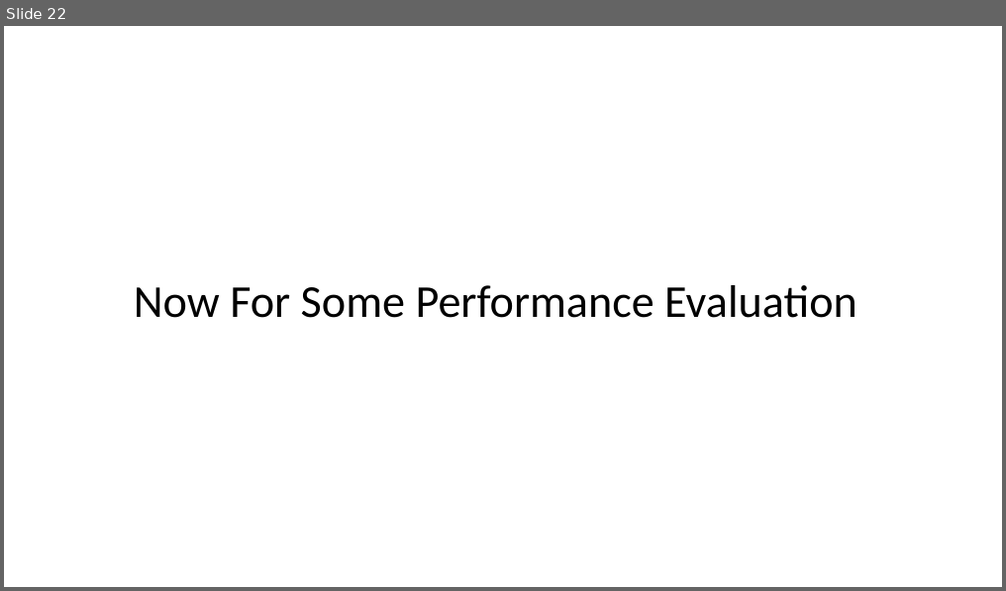
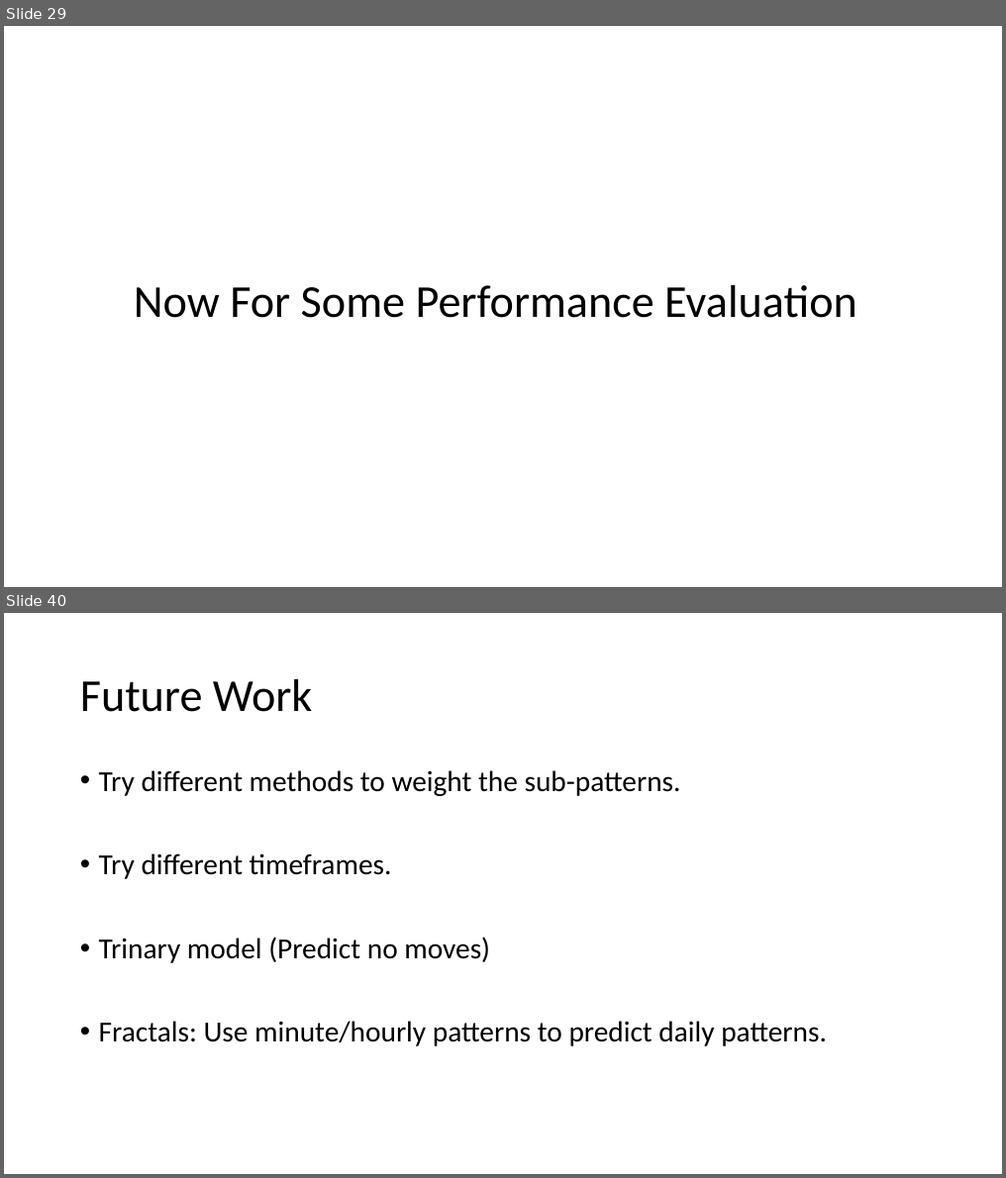
Before and after one commit to christy108/PATTERN_PROJECT_QUANT_WORKSHOP, a slide deck: Presentation/Presentation.pptx. Shown one above the other, each under a label of ours: slide 22 before the commit, slides 29 and 40 after it; the slides between them are not shown. The pictures are 1006x591 and 1006x1178 pixels, drawn with LibreOffice and Linux fonts; fonts in the diff are those of the drawing. Boxes give left, top, right and bottom in pixels: in the first picture for what was removed or moved away, otherwise in the second. Text is boxed around its words. In the diff, an @@ line names an element or a change of style, - is before the commit and + after.

```diff
--- a/Presentation/Presentation.pptx
+++ b/Presentation/Presentation.pptx
@@ slide 40 added at <box>4,613,1002,1174</box>, background #FFFFFF @@
@@ title added at <box>80,679,313,712</box>, 44 pt, text #000000 @@
+Future Work
@@ text added at <box>99,770,827,1047</box>, 28 pt, text #000000 @@
+• Try different methods to weight the sub-patterns.
+• Try different timeframes.
+• Trinary model (Predict no moves)
+• Fractals: Use minute/hourly patterns to predict daily patterns.
@@ what was slide 22 is now slide 29 @@
```
Also in this commit, not shown: 12 slides changed, 16 other slides added, 2 slides removed.
